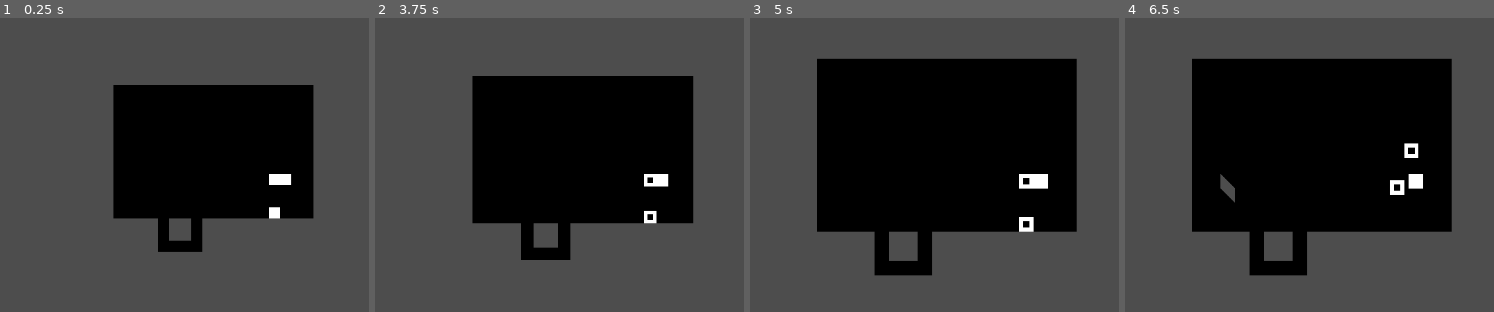
Above: before the commit, frames 1-4 (left to right).
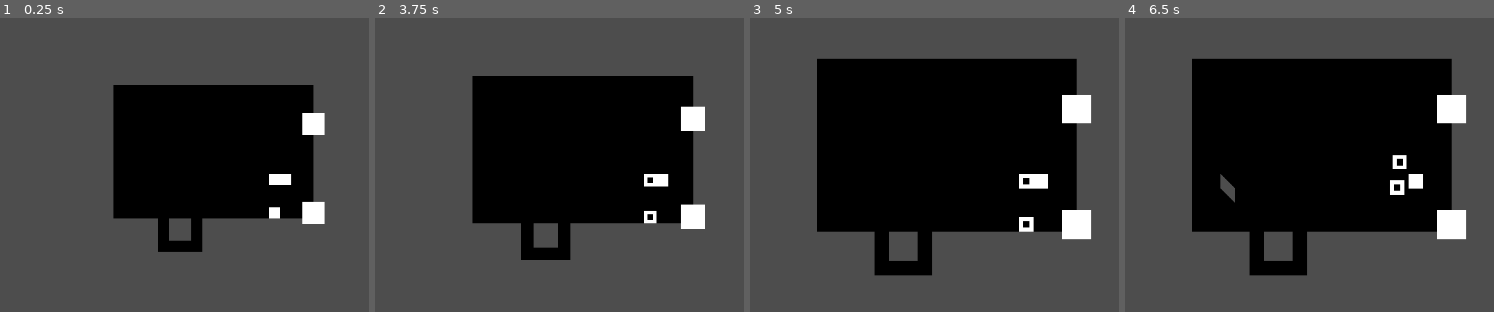
Above: after the commit, the same moments.

Repository: dch777/loopy-llc
Game: Godot game, scene res://levels/office.tscn
Two runs of this game, one before a commit and one after it. Both use one fixed random seed, a clock stepped at 60 frames per second and the inputs below. This scene is started directly instead of the project's main scene.
Inputs (mouse positions are in pixels of both pictures, inside the frame that each line leads up to):
- Up to frame 1 (0.25 s): no input
- Up to frame 2 (3.75 s): tap Enter at 0.5, 2, 3.5 s; drag from (659, 179) to (725, 73) at 0.52 s; tap Space at 1.25, 2.75 s; drag from (648, 179) to (603, 264) at 1.27 s; move the mouse to (648, 212) at 2.02 s; hold Shift (multi) 2.03-2.75 s; click (648, 212) at 2.3 s; drag from (603, 264) to (404, 106) at 2.77 s; move the mouse to (outside the picture) at 3.52 s; tap Mouse wheel up (zoom in) at 3.6 s
- Up to frame 3 (5 s): click (outside the picture) at 3.8 s; drag from (779, 106) to (1026, 223) at 4.27 s
- Up to frame 4 (6.5 s): tap Space at 5 s; move the mouse to (1434, 173) at 5.02 s; click (1434, 173) at 5.1 s; drag from (1272, 62) to (1235, 197) at 5.77 s

The runs differ from the first frame. In frame 1, 0.9% of the frame differs, in the area x 81-89%, y 32-71%; in frame 2, 1.1%; in frame 3, 1.6%; in frame 4, 1.9%, in the area x 72-93%, y 26-76%.

Commit message:
added task sites

Diff:
--- a/levels/office.tscn
+++ b/levels/office.tscn
@@ -1,10 +1,11 @@
-[gd_scene load_steps=9 format=4 uid="uid://br4i3h1ilgsq4"]
+[gd_scene load_steps=10 format=4 uid="uid://br4i3h1ilgsq4"]
 
 [ext_resource type="Texture2D" uid="uid://qqam2u58rm32" path="res://assets/tilemaps/ground.png" id="1_7to48"]
 [ext_resource type="PackedScene" uid="uid://t12grxun0rgj" path="res://prefabs/worker.tscn" id="1_gvyhi"]
 [ext_resource type="Material" uid="uid://cwen3e6wnkqa5" path="res://assets/shaders/hover.tres" id="1_rrbnf"]
 [ext_resource type="Script" uid="uid://duhho7xqv6dex" path="res://scripts/manager.gd" id="1_wnwvs"]
 [ext_resource type="Script" uid="uid://bam3dxtmui6rd" path="res://scripts/camera.gd" id="2_lfxy1"]
+[ext_resource type="PackedScene" uid="uid://cx2bnk3j8oe53" path="res://prefabs/desk.tscn" id="5_y6gxj"]
 
 [sub_resource type="TileSetAtlasSource" id="TileSetAtlasSource_rrbnf"]
 texture = ExtResource("1_7to48")
@@ -39,5 +40,14 @@
 position = Vector2(-27, 5)
 spawn_position = Vector2i(0, 3)
 
+[node name="Desk" parent="manager" instance=ExtResource("5_y6gxj")]
+position = Vector2(28.5866, 14.2693)
+map_position = Vector2i(1, -5)
+
+[node name="Desk2" parent="manager" instance=ExtResource("5_y6gxj")]
+position = Vector2(28.5866, 14.2693)
+map_position = Vector2i(1, 3)
+
 [node name="Camera2D" type="Camera2D" parent="."]
 script = ExtResource("2_lfxy1")
+zoom_max = 4.0
--- a/prefabs/desk.tscn
+++ b/prefabs/desk.tscn
@@ -1,3 +1,25 @@
-[gd_scene format=3 uid="uid://cx2bnk3j8oe53"]
+[gd_scene load_steps=5 format=3 uid="uid://cx2bnk3j8oe53"]
+
+[ext_resource type="Texture2D" uid="uid://cuk03h16xosp1" path="res://assets/sprites/just_white.png" id="1_irgap"]
+[ext_resource type="Script" uid="uid://ygipel88d4i5" path="res://scripts/task_site.gd" id="2_kblhn"]
+[ext_resource type="Texture2D" uid="uid://bhat5f0lspcij" path="res://assets/sprites/worker.png" id="3_h7puy"]
+
+[sub_resource type="RectangleShape2D" id="RectangleShape2D_kblhn"]
+size = Vector2(60, 34)
 
 [node name="Desk" type="Node2D"]
+script = ExtResource("2_kblhn")
+
+[node name="JustWhite" type="Sprite2D" parent="."]
+position = Vector2(40, 0)
+texture = ExtResource("1_irgap")
+
+[node name="Area2D" type="Area2D" parent="."]
+
+[node name="CollisionShape2D" type="CollisionShape2D" parent="Area2D"]
+position = Vector2(28, 0)
+shape = SubResource("RectangleShape2D_kblhn")
+
+[node name="seat" type="Sprite2D" parent="."]
+position = Vector2(4, -8)
+texture = ExtResource("3_h7puy")
--- a/prefabs/worker.tscn
+++ b/prefabs/worker.tscn
@@ -1,10 +1,12 @@
-[gd_scene load_steps=7 format=3 uid="uid://t12grxun0rgj"]
+[gd_scene load_steps=9 format=3 uid="uid://t12grxun0rgj"]
 
 [ext_resource type="Script" uid="uid://b0pgwooqqg7dc" path="res://scripts/state_machine.gd" id="1_ont85"]
 [ext_resource type="Texture2D" uid="uid://bhat5f0lspcij" path="res://assets/sprites/worker.png" id="1_w0kqu"]
-[ext_resource type="Script" uid="uid://ckf6fvhep6mil" path="res://scripts/state.gd" id="2_3nntn"]
 [ext_resource type="Script" uid="uid://bug6s7nrs8poq" path="res://scripts/states/move.gd" id="3_moqo0"]
+[ext_resource type="Script" uid="uid://f4elg5ii5pan" path="res://scripts/states/work.gd" id="4_de3m2"]
 [ext_resource type="Texture2D" uid="uid://c1i1ojj4mxujw" path="res://assets/sprites/just_black.png" id="5_moqo0"]
+[ext_resource type="Script" uid="uid://m03hb5fmw00k" path="res://scripts/states/sit.gd" id="5_xmpa0"]
+[ext_resource type="Script" uid="uid://c1iytlc6xycfj" path="res://scripts/states/idle.gd" id="6_de3m2"]
 
 [sub_resource type="RectangleShape2D" id="RectangleShape2D_5ji5e"]
 
@@ -12,6 +14,7 @@
 script = ExtResource("1_ont85")
 entry_state = "idle"
 navigate_state = "walk"
+sit_state = "sit"
 
 [node name="Worker" type="Sprite2D" parent="."]
 texture = ExtResource("1_w0kqu")
@@ -29,9 +32,17 @@
 script = ExtResource("3_moqo0")
 metadata/_custom_type_script = "uid://bug6s7nrs8poq"
 
+[node name="work" type="Node2D" parent="states"]
+script = ExtResource("4_de3m2")
+metadata/_custom_type_script = "uid://f4elg5ii5pan"
+
+[node name="sit" type="Node2D" parent="states"]
+script = ExtResource("5_xmpa0")
+metadata/_custom_type_script = "uid://m03hb5fmw00k"
+
 [node name="idle" type="Node2D" parent="states"]
-script = ExtResource("2_3nntn")
-metadata/_custom_type_script = "uid://ckf6fvhep6mil"
+script = ExtResource("6_de3m2")
+metadata/_custom_type_script = "uid://c1iytlc6xycfj"
 
 [node name="JustBlack" type="Sprite2D" parent="."]
 visible = false
--- a/scripts/manager.gd
+++ b/scripts/manager.gd
@@ -29,28 +29,30 @@
 				astar.set_point_solid(cell)
 
 	for worker in find_children("*", "StateMachine"):
-		astar.set_point_solid(worker.map_position)
+		# astar.set_point_solid(worker.map_position)
 		workers.push_back(worker)
 
-func _process(delta: float) -> void:
+func _process(_delta: float) -> void:
 	var hovered_cell = ground.local_to_map(get_local_mouse_position())
 	var hovered_cell_global_coords = map_to_global(hovered_cell)
 	hover_shader.set_shader_parameter("highlighted_cell", hovered_cell_global_coords)
 
-	if selected_workers.size() > 0 and hovered_objects.size() == 0:
+	if selected_workers.size() > 0 and hovered_objects.size() == 0 and astar.is_in_boundsv(hovered_cell) and !astar.is_point_solid(hovered_cell):
 		hover_shader.set_shader_parameter("active", 1.0)
 	else:
 		hover_shader.set_shader_parameter("active", 0.0)
 
 	if Input.is_action_just_pressed("select") and !astar.is_point_solid(hovered_cell) and hovered_objects.size() == 0:
 		for worker in selected_workers:
-			var path = astar.get_id_path(worker.map_position, hovered_cell, true);
-			if path.size() > 0:
-				astar.set_point_solid(worker.map_position, false)
-				if worker.path.size() > 0:
-					astar.set_point_solid(worker.path[-1], false)
-				astar.set_point_solid(path[-1])
-				worker.navigate(path)
+			navigate(worker, hovered_cell)
+
+func navigate(worker: StateMachine, dest: Vector2i, pop: bool = true) -> void:
+	var path = astar.get_id_path(worker.map_position, dest, true);
+	if path.size() > 0:
+		if worker.path.size() > 0:
+			astar.set_point_solid(worker.path[-1], false)
+		worker.path = path
+		worker.change_state(worker.navigate_state, pop)
 
 func map_to_global(vec: Vector2) -> Vector2:
 	return to_global(ground.map_to_local(vec))
@@ -83,6 +85,12 @@
 				clear_selected_workers()
 			select_worker(worker)
 
+func site_input_event(site: TaskSite, event: InputEvent):
+	if event.is_action("select") and event.pressed and site.worker == null and selected_workers.size() > 0 and hovered_objects.size() == 1:
+		for worker in selected_workers:
+			navigate(worker, site.map_position)
+			worker.site = site
+
 func object_mouse_entered(object: Node2D):
 	hovered_objects[object] = null
 
--- a/scripts/state_machine.gd
+++ b/scripts/state_machine.gd
@@ -5,6 +5,7 @@
 @export_group("State")
 @export var entry_state: String
 @export var navigate_state: String
+@export var sit_state: String
 
 @export_group("Worker")
 @export var spawn_position: Vector2i
@@ -26,6 +27,9 @@
 var path: Array
 var map_position: Vector2i
 
+var site: TaskSite
+var seated: bool = false
+
 func _ready():
 	for child in find_children("*", "State"):
 		states.get_or_add(child.name, child)
@@ -42,7 +46,6 @@
 
 	map_position = spawn_position
 	global_position = get_node("../ground").map_to_local(map_position)
-	print(get_node("../ground").map_to_local(map_position))
 
 func _process(delta: float):
 	animation_player.advance(delta * anim_speed)
@@ -60,6 +63,7 @@
 	state_stack[0].enter()
 
 func change_state(next_state: String, pop: bool):
+	print(state_stack)
 	if pop:
 		state_stack.pop_front().exit()
 	else:
@@ -70,10 +74,6 @@
 	if state_stack.size() > 0:
 		state_stack[0].enter()
 
-func navigate(path: Array):
-	self.path = path
-	change_state(navigate_state, true)
-
 func input_event(_viewport: Node, event: InputEvent, _shape_idx: int):
 	manager.worker_input_event(self, event)
 
--- /dev/null
+++ b/scripts/states/idle.gd
@@ -0,0 +1,9 @@
+# idle.gd
+
+class_name Idle extends State
+
+# func update(delta: float):
+# 	fsm.manager.astar.set_point_solid(fsm.map_position)
+
+# func exit():
+# 	fsm.manager.astar.set_point_solid(fsm.map_position, false)
--- a/scripts/states/move.gd
+++ b/scripts/states/move.gd
@@ -1,16 +1,14 @@
-# move.gh
+# move.gd
 
 class_name Move extends State
 
 @export_range(0, 10, 0.01, "suffix:tiles/s") var speed = 1.0
 @export var error_radius: float = 16.0
 
-var tween: Tween
-
-# func enter():
-# 	tween = create_tween()
-# 	for pos in fsm.path.slice(1):
-# 		tween.tween_property(fsm, "global_position", pos, 1.0 / speed)
+func enter():
+	fsm.site = null
+	if fsm.path.size() > 0:
+		fsm.manager.astar.set_point_solid(fsm.path[-1])
 
 func update(delta: float):
 	var dir = fsm.manager.map_to_global(fsm.path[0]) - fsm.global_position
@@ -19,11 +17,13 @@
 		fsm.map_position = fsm.path.pop_front()
 		dir = fsm.manager.map_to_global(fsm.path[0]) - fsm.global_position
 	elif fsm.path.size() == 1 and dir.length() <= 1.0:
-		finished.emit("idle", true)
+		if fsm.site != null:
+			finished.emit("sit", true)
+		else:
+			finished.emit("idle", true)
 
 	fsm.global_position += dir.normalized() * speed
 
-# func exit():
-# 	if fsm.path.size() > 0:
-# 		fsm.manager.astar.set_point_solid(fsm.path[-1], false)
-# 	fsm.manager.astar.set_point_solid(fsm.map_position, false)
+func exit():
+	if fsm.path.size() > 0:
+		fsm.manager.astar.set_point_solid(fsm.path[-1], false)
--- /dev/null
+++ b/scripts/states/sit.gd
@@ -0,0 +1,23 @@
+# sit.gd
+
+class_name Sit extends State
+
+@export_range(0, 10, 0.01, "suffix:tiles/s") var speed = 0.1
+
+func enter():
+	if fsm.site.worker != null:
+		fsm.site = null
+		finished.emit("idle", true)
+	else:
+		fsm.site.worker = fsm
+
+func update(_delta: float):
+	fsm.global_position += speed * (fsm.site.seat.global_position - fsm.global_position)
+
+	if (fsm.global_position - fsm.site.seat.global_position).length() < 0.1:
+		completed = true
+		print("AAA")
+		finished.emit("work", true)
+
+func exit():
+	fsm.seated = completed
--- /dev/null
+++ b/scripts/states/work.gd
@@ -0,0 +1,11 @@
+# work.gd
+
+class_name Work extends State
+
+# func update(delta: float):
+# 	fsm.manager.astar.set_point_solid(fsm.map_position)
+
+func exit():
+	fsm.site.worker = null
+	fsm.site = null
+	fsm.seated = false
--- /dev/null
+++ b/scripts/task_site.gd
@@ -0,0 +1,27 @@
+# task_site.gd
+
+class_name TaskSite extends Node2D
+
+@export var map_position: Vector2i = Vector2(0, 0)
+
+@onready var manager: Manager = get_parent()
+@onready var seat: Node2D = $seat
+var worker: StateMachine = null
+
+func _ready() -> void:
+	global_position = get_node("../ground").map_to_local(map_position)
+
+	$Area2D.input_event.connect(self.input_event)
+	$Area2D.mouse_entered.connect(self.mouse_entered)
+	$Area2D.mouse_exited.connect(self.mouse_exited)
+
+	seat.visible = false
+
+func input_event(_viewport: Node, event: InputEvent, _shape_idx: int):
+	manager.site_input_event(self, event)
+
+func mouse_entered():
+	manager.object_mouse_entered(self)
+
+func mouse_exited():
+	manager.object_mouse_exited(self)
Not shown, added: scripts/states/idle.gd.uid
Not shown, added: scripts/states/sit.gd.uid
Not shown, added: scripts/states/work.gd.uid
Not shown, added: scripts/task_site.gd.uid
